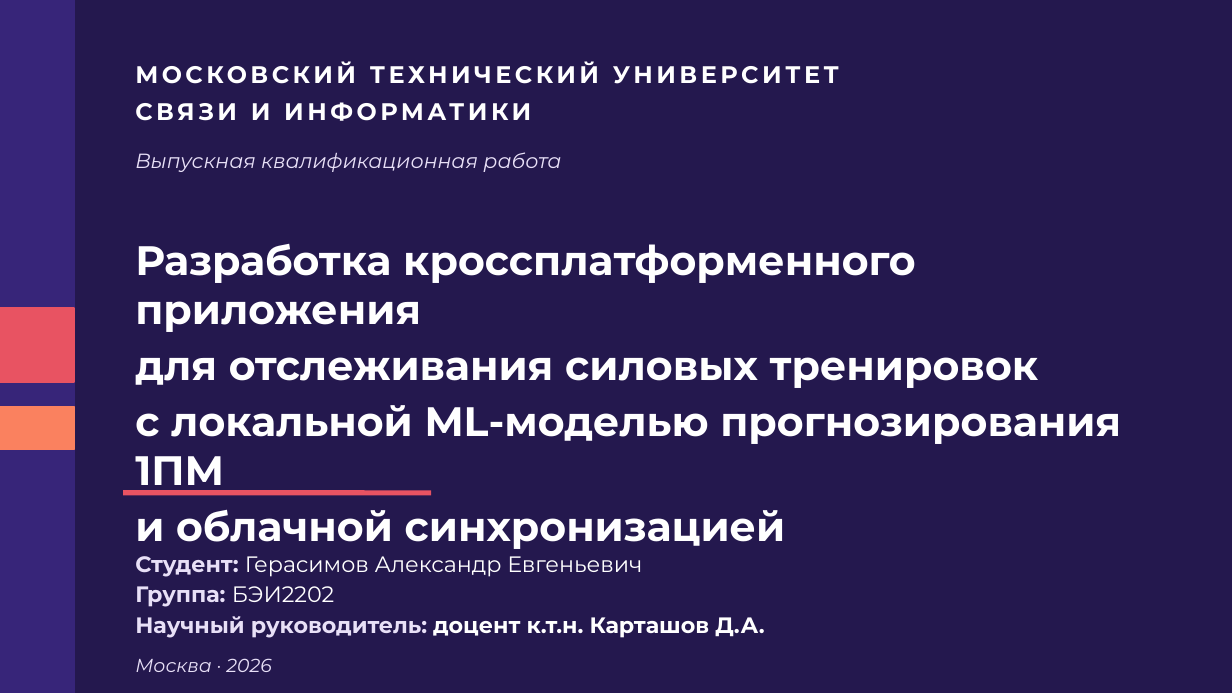
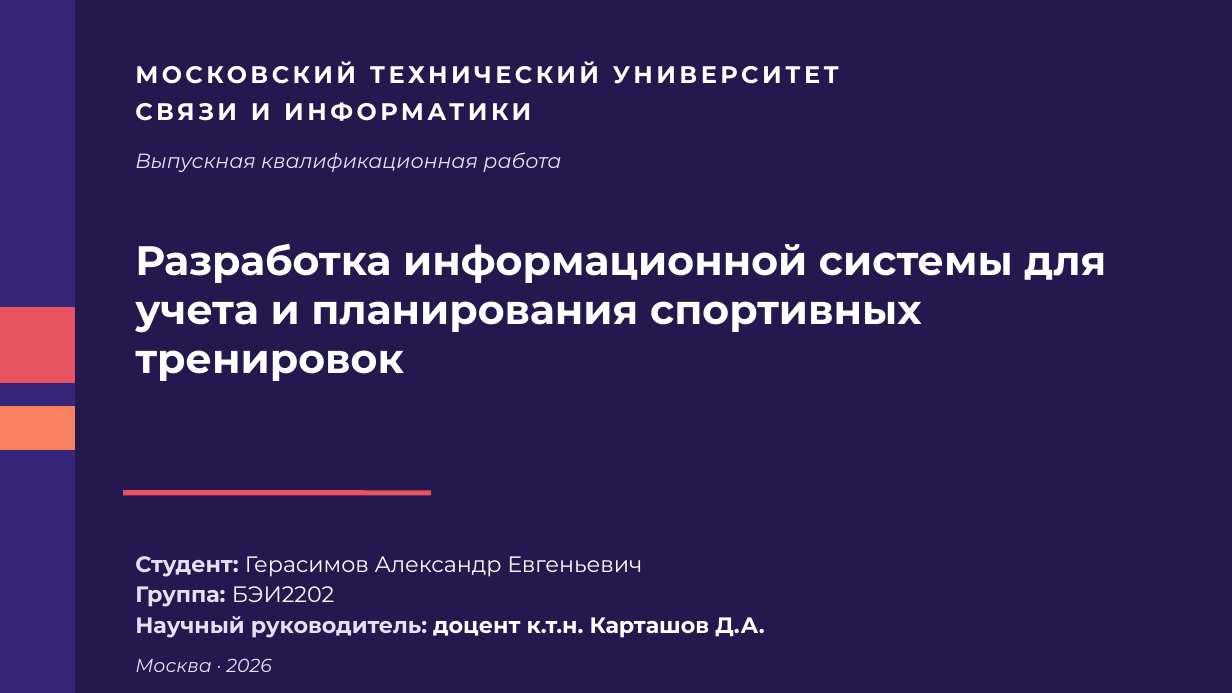
Before and after one commit to Gerasash/FitApp, a slide deck: slide 1 of VKR/presentation/presentation_zaschita_mtusi.pptx. Drawn at 1232x693 pixels with LibreOffice and Linux fonts; fonts in the diff are those of the drawing. Boxes give left, top, right and bottom in pixels: in the first picture for what was removed or moved away, otherwise in the second. Text is boxed around its words. In the diff, an @@ line names an element or a change of style, - is before the commit and + after.

```diff
--- a/VKR/presentation/presentation_zaschita_mtusi.pptx
+++ b/VKR/presentation/presentation_zaschita_mtusi.pptx
@@ text at bbox=[135, 244, 1106, 381]: text changed @@
-Разработка кроссплатформенного приложения
-для отслеживания силовых тренировок
-с локальной ML-моделью прогнозирования 1ПМ
-и облачной синхронизацией
+Разработка информационной системы для учета и планирования спортивных тренировок
```
Also in this commit, not shown: 1 slide added, 27 other files.
